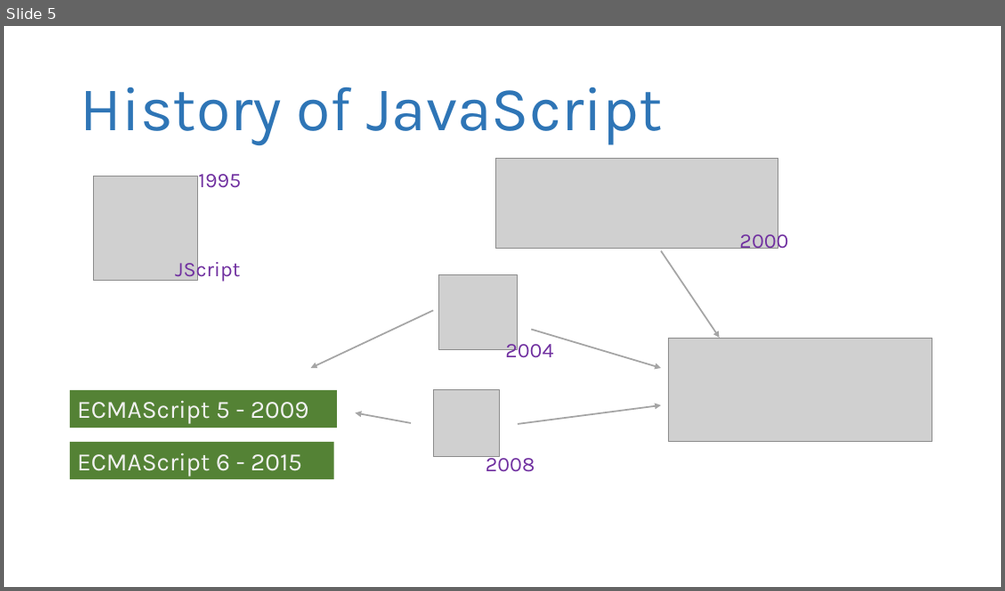
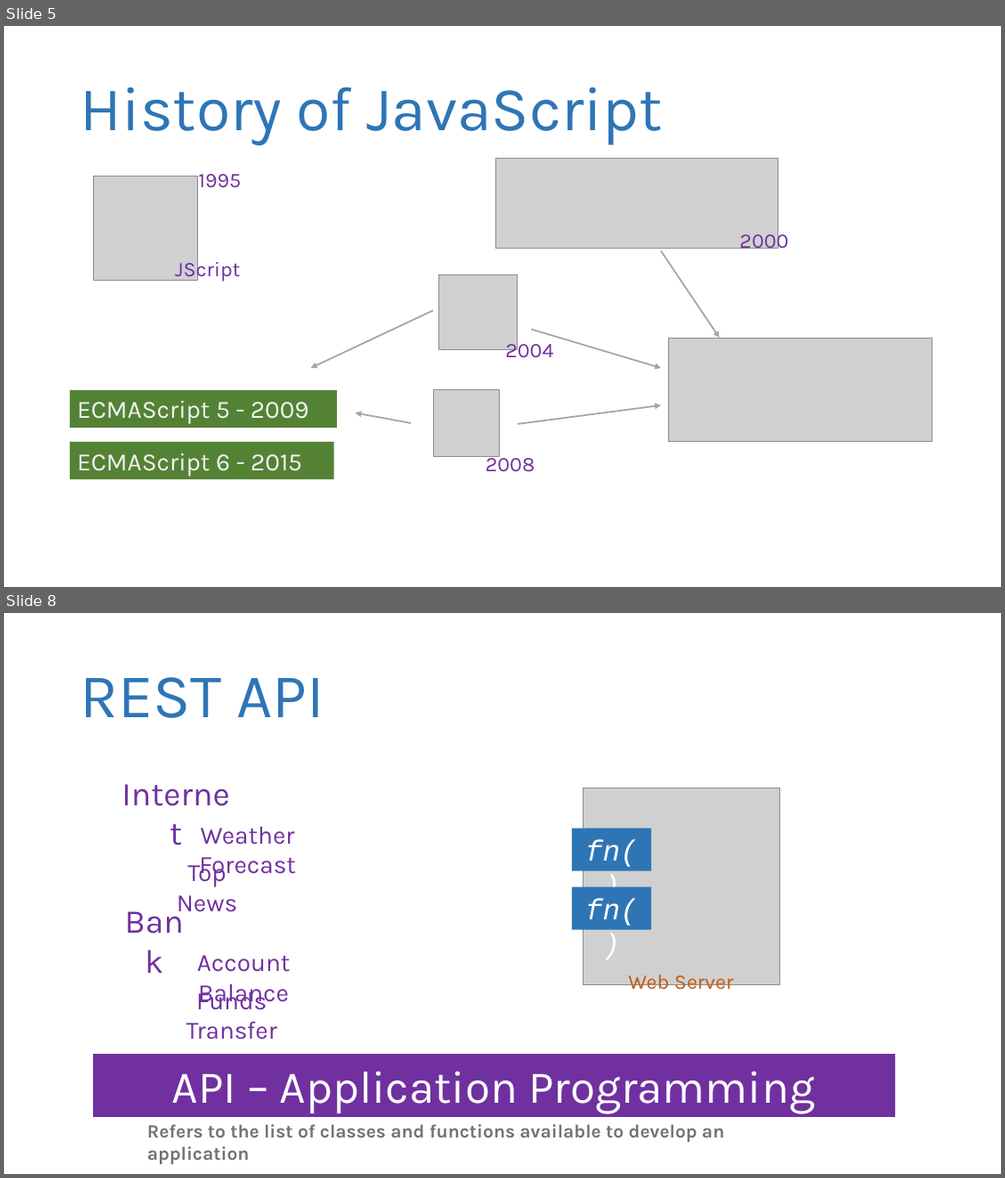
Before and after one commit to revature-vinay/revature_India_26th_July_13Week, a slide deck: Week4(HTML,CSS,JS,Servlet,REST)/notes_images/html-css-js.pptx. Shown one above the other, each under a label of ours: slide 5 before the commit, slides 5 and 8 after it; the slides between them are not shown. The pictures are 1005x591 and 1005x1178 pixels, drawn with LibreOffice and Linux fonts; fonts in the diff are those of the drawing; grey boxes stand for pictures. Boxes give left, top, right and bottom in pixels: in the first picture for what was removed or moved away, otherwise in the second. Text is boxed around its words. In the diff, an @@ line names an element or a change of style, - is before the commit and + after.

```diff
--- a/Week4(HTML,CSS,JS,Servlet,REST)/notes_images/html-css-js.pptx
+++ b/Week4(HTML,CSS,JS,Servlet,REST)/notes_images/html-css-js.pptx
@@ slide 8 added at (4,613,1001,1174), background #FFFFFF @@
@@ title added at (80,677,324,718), 60 pt, text #2E75B6 @@
+REST API
@@ text added at (114,769,237,817), 32 pt, text #7030A0 @@
+Internet
@@ picture added at (582,788,779,985) @@
@@ text added at (199,827,296,879), 24 pt, text #7030A0 @@
+Weather Forecast
@@ rectangle added at (572,828,651,871), fill #2E75B6, 28 pt, text #FFFFFF, italic @@
+fn()
@@ text added at (177,859,238,912), 24 pt, text #7030A0 @@
+Top News
@@ text added at (113,896,196,944), 32 pt, text #7030A0 @@
+Bank
@@ rectangle added at (572,887,651,929), fill #2E75B6, 28 pt, text #FFFFFF, italic @@
+fn()
@@ text added at (197,955,291,1006), 24 pt, text #7030A0 @@
+Account Balance
@@ text added at (186,986,277,1039), 24 pt, text #7030A0 @@
+Funds Transfer
@@ text added at (628,974,734,993), 20 pt, text #C55A11 @@
+Web Server
@@ rectangle added at (93,1054,896,1116), fill #7030A0, 44 pt, text #FFFFFF @@
+API – Application Programming Interface
@@ text added at (147,1124,724,1142), 18 pt, text #767171, bold @@
+Refers to the list of classes and functions available to develop an application
```
Also in this commit, not shown: 9 other slides added, 17 other files.
